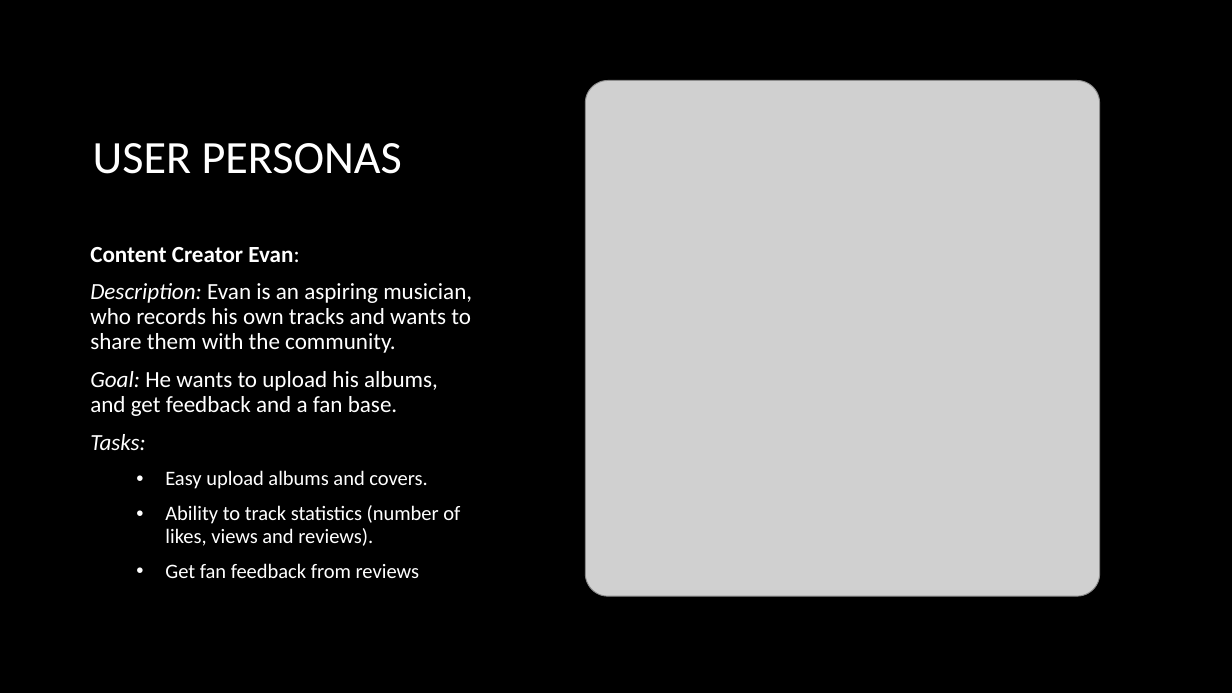
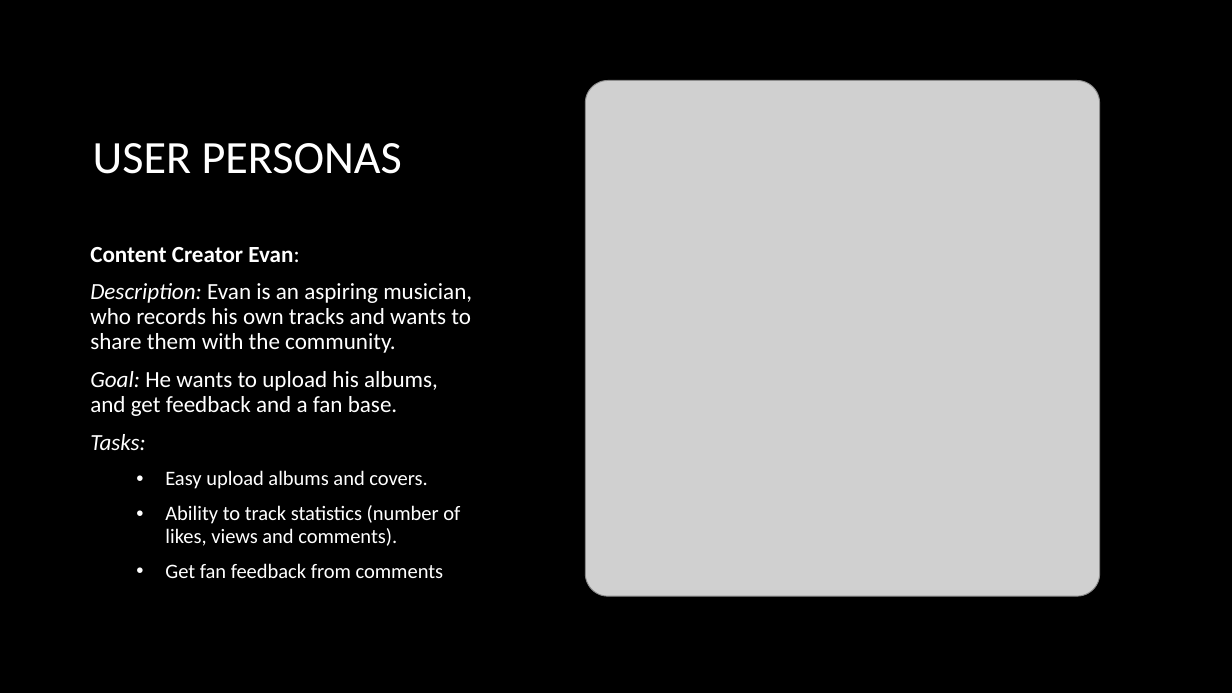
Before and after one commit to MalachyMcGinnity/WAD2GroupProject, a slide deck: slide 4 of WAD2 Group Project Design Spec.pptx. Drawn at 1232x693 pixels with LibreOffice and Linux fonts; fonts in the diff are those of the drawing; grey boxes stand for pictures; background and template pictures are left out. Boxes give left, top, right and bottom in pixels: in the first picture for what was removed or moved away, otherwise in the second. Text is boxed around its words. In the diff, an @@ line names an element or a change of style, - is before the commit and + after.

```diff
--- a/WAD2 Group Project Design Spec.pptx
+++ b/WAD2 Group Project Design Spec.pptx
@@ text at bbox=[165, 505, 460, 578]: text changed @@
-  • Ability to track statistics (number of likes, views and reviews).
-  • Get fan feedback from reviews
+  • Ability to track statistics (number of likes, views and comments).
+  • Get fan feedback from comments
```
Also in this commit, not shown: 4 other slides changed.
